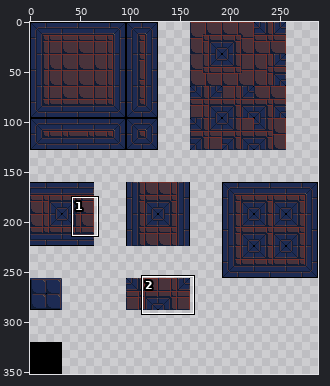
A pixel-art file gets an edit: Art/tilemap.aseprite. The first picture is a wide view before the edit; the outline marks the close-up.
Close-up. The starting point:
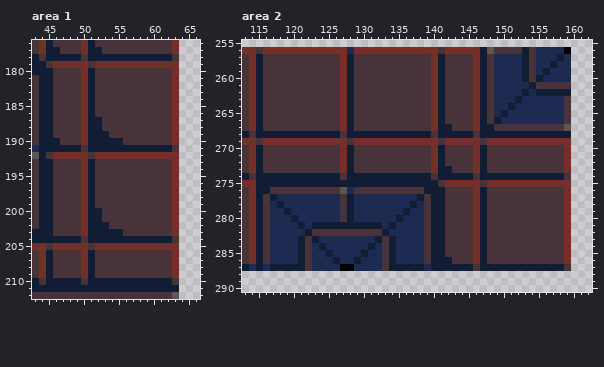
288x352 pixels, 1 frame. Shown: area 1: x 43..66, y 176..212; area 2: x 113..162, y 255..290. The commit also changed other parts of the picture, which this record leaves out.
After:
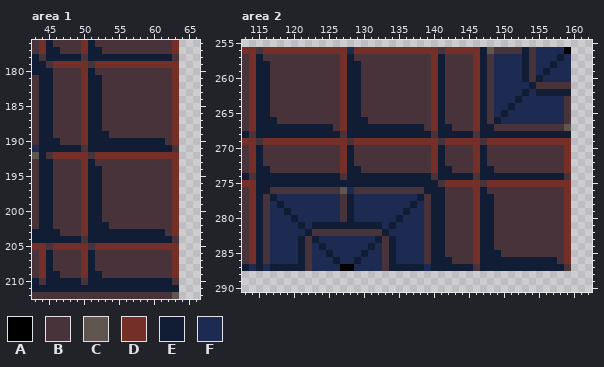
Palette (. is transparent): A #000000  B #49333b  C #5f574f  D #742f29  E #111d35  F #1d2b53
Changes in this commit:
Area 1, layer "Tilemap 1":
y 181..186: x 52 B -> E
y 190: x 56..61 BBBBBB -> EEEEEE
y 194..199: x 52 B -> E
y 203: x 46 B -> E; x 56..61 BBBBBB -> EEEEEE
y 209: x 46 B -> E; x 52 B -> E
Area 2, layer "Tilemap 1":
y 258..265: x 116 B -> E; x 129 B -> E
y 266: x 116..117 BB -> EE; x 129..130 BB -> EE
y 267: x 116..125 BBBBBBBBBB -> EEEEEEEEEE; x 129..138 BBBBBBBBBB -> EEEEEEEEEE
y 273: x 116 B -> E; x 129 B -> E; x 148 B -> E
y 277..284: x 148 B -> E
y 285: x 148..149 BB -> EE
y 286: x 148..157 BBBBBBBBBB -> EEEEEEEEEE
